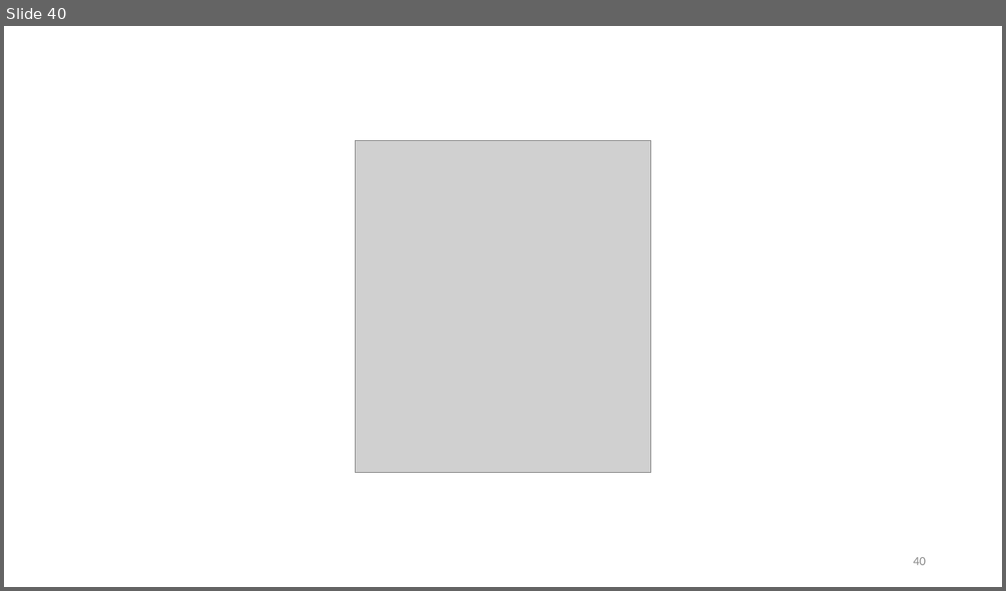
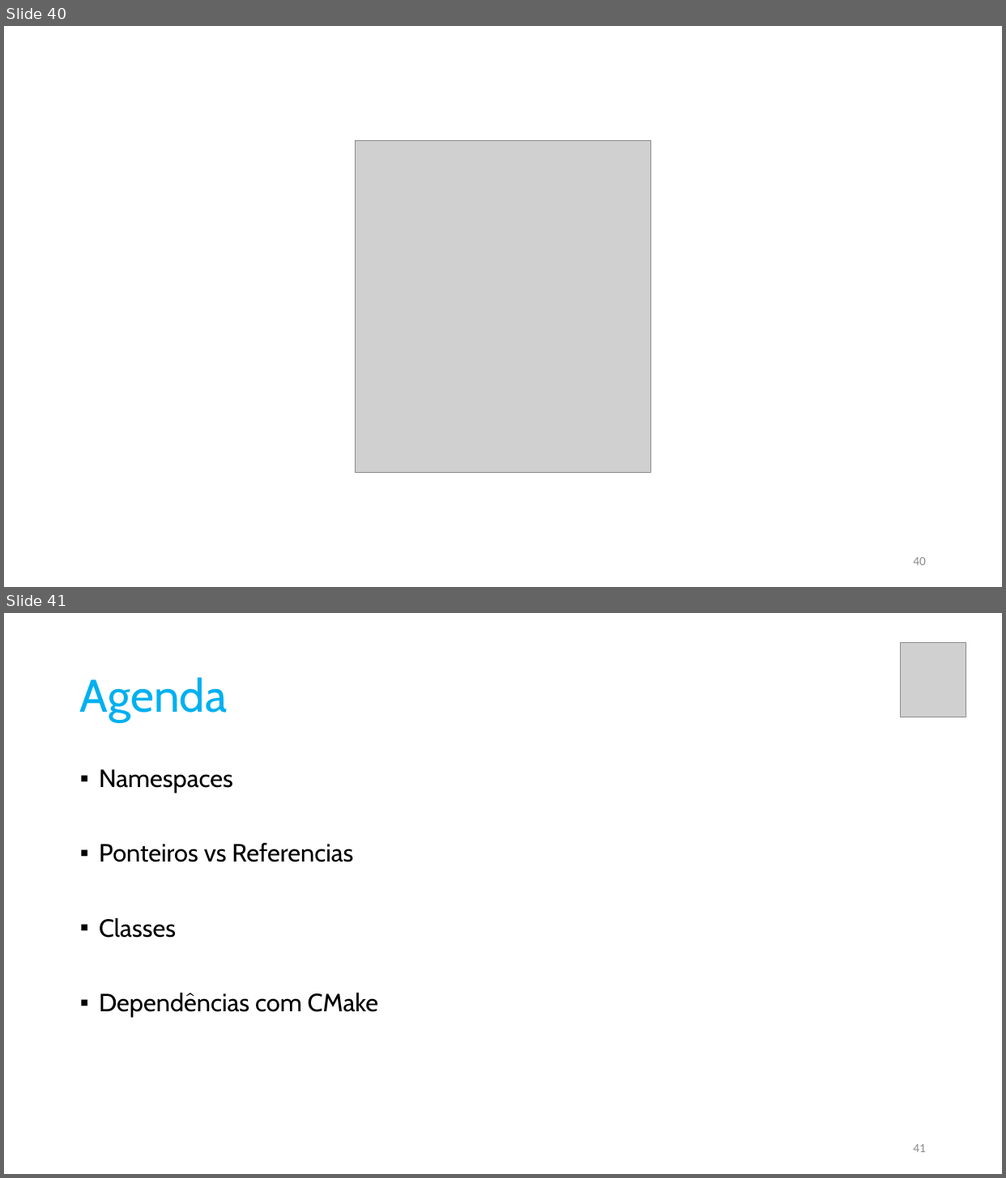
Before and after one commit to pfaco/ees_cpp, a slide deck: slides/C++.pptx. Shown one above the other, each under a label of ours: slide 40 before the commit, slides 40 and 41 after it. The pictures are 1006x591 and 1006x1178 pixels, drawn with LibreOffice and Linux fonts; fonts in the diff are those of the drawing; grey boxes stand for pictures. Boxes give left, top, right and bottom in pixels: in the first picture for what was removed or moved away, otherwise in the second. Text is boxed around its words. In the diff, an @@ line names an element or a change of style, - is before the commit and + after.

```diff
--- a/slides/C++.pptx
+++ b/slides/C++.pptx
@@ slide 41 added at box(4, 613, 1002, 1174), background #FFFFFF @@
@@ picture added at box(901, 643, 967, 717) @@
@@ title added at box(80, 677, 227, 722), 44 pt, text #00B0F0 @@
+Agenda
@@ text added at box(99, 769, 379, 1017), 24 pt, text #000000 @@
+▪ Namespaces
+▪ Ponteiros vs Referencias
+▪ Classes
+▪ Dependências com CMake
@@ page number added at box(913, 1144, 926, 1152), 12 pt, text #8C8C8C @@
+41
```
Also in this commit, not shown: 2 slides changed, 17 other slides added, 4 other files.
